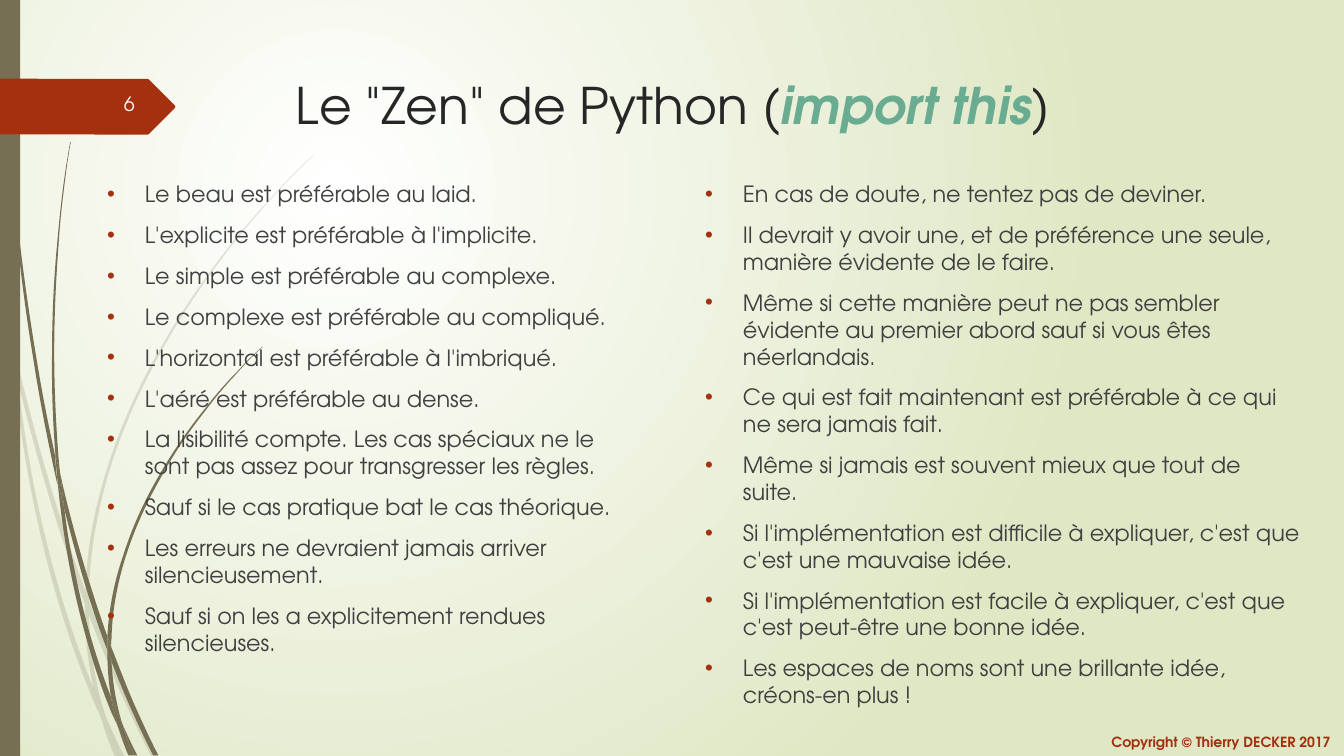
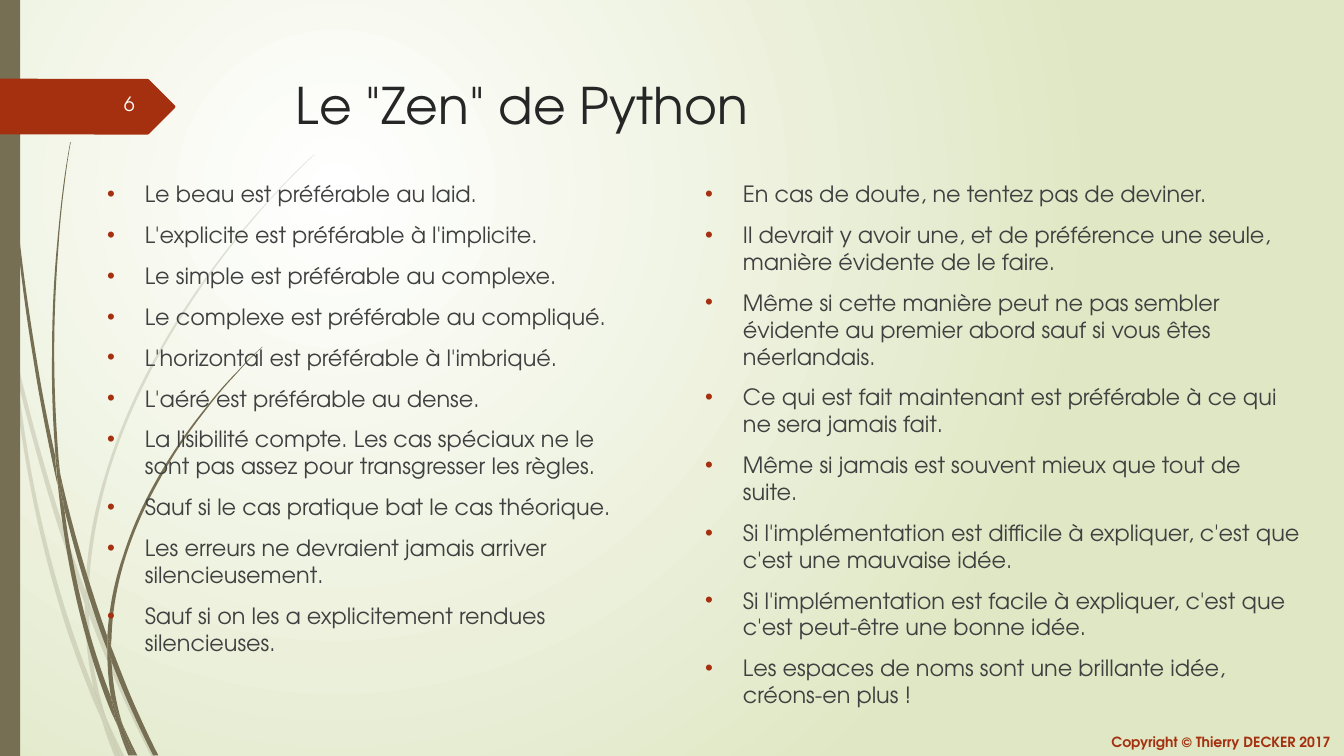
Before and after one commit to VikmanTheRacoon/learning-python, a slide deck: slide 6 of documentations/learning-python.pptx. Drawn at 1344x756 pixels with LibreOffice and Linux fonts; fonts in the diff are those of the drawing. Boxes give left, top, right and bottom in pixels: in the first picture for what was removed or moved away, otherwise in the second. Text is boxed around its words. In the diff, an @@ line names an element or a change of style, - is before the commit and + after.

```diff
--- a/documentations/learning-python.pptx
+++ b/documentations/learning-python.pptx
@@ title at (x1=296, y1=86, x2=748, y2=134): text changed @@
-Le "Zen" de Python (import this)
+Le "Zen" de Python
```
Also in this commit, not shown: 4 other slides changed, 8 slides added, 1 other file.
